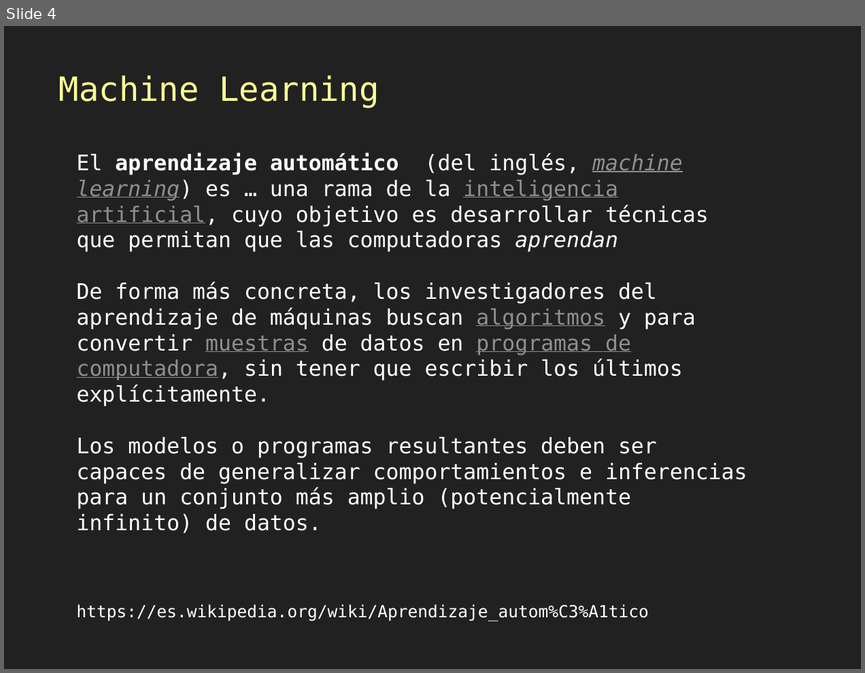
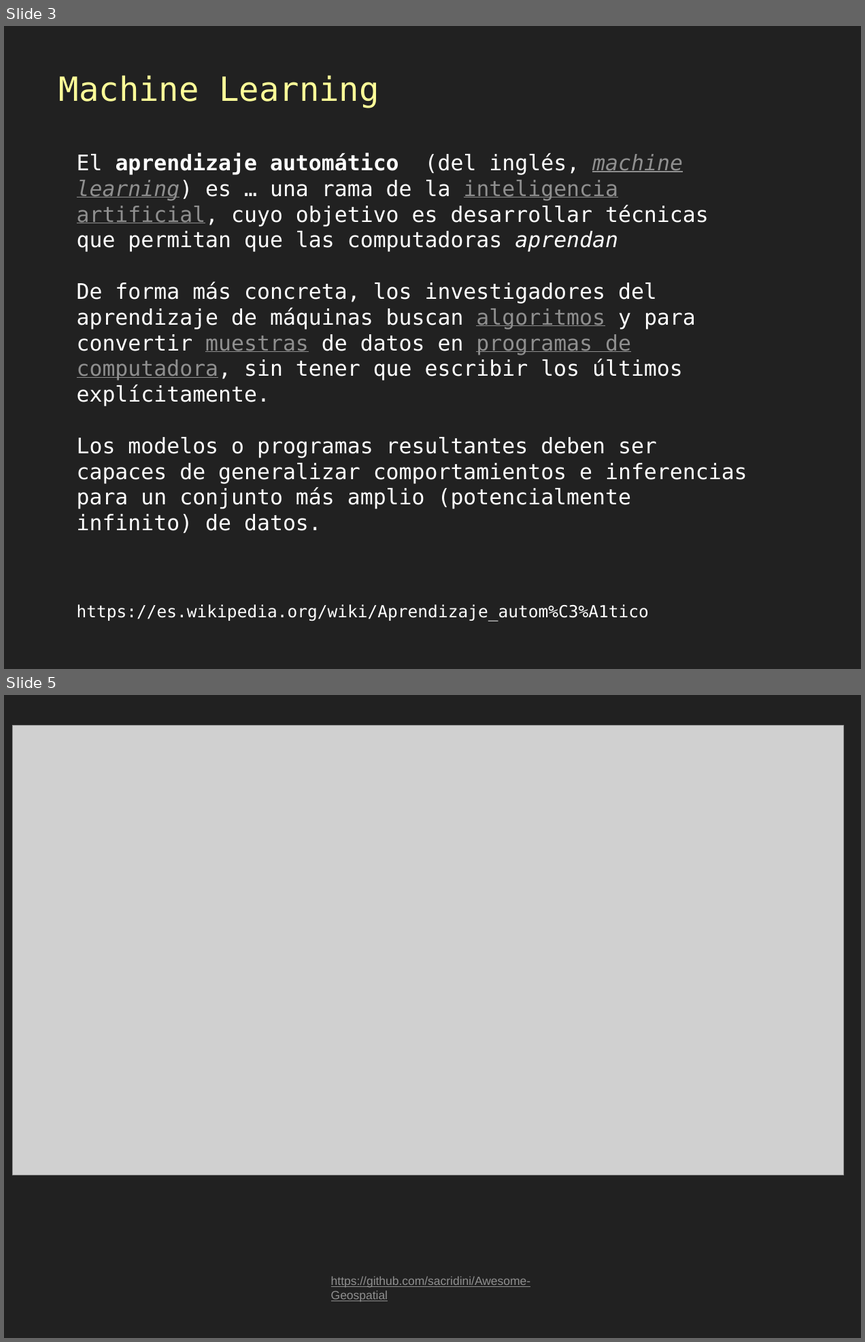
Before and after one commit to gis-master-m2/m2-geoweb, a slide deck: docs/presentacion/Mallas-algoritmos-js.pptx. Shown one above the other, each under a label of ours: slide 4 before the commit, slides 3 and 5 after it; the slides between them are not shown. The pictures are 865x673 and 865x1342 pixels, drawn with LibreOffice and Linux fonts; fonts in the diff are those of the drawing; grey boxes stand for pictures. Boxes give left, top, right and bottom in pixels: in the first picture for what was removed or moved away, otherwise in the second. Text is boxed around its words. In the diff, an @@ line names an element or a change of style, - is before the commit and + after.

```diff
--- a/docs/presentacion/Mallas-algoritmos-js.pptx
+++ b/docs/presentacion/Mallas-algoritmos-js.pptx
@@ slide 5 added at bbox=[4, 695, 861, 1338], background #212121 @@
@@ picture added at bbox=[13, 726, 844, 1175] @@
@@ text added at bbox=[331, 1276, 530, 1302], 10 pt, text #8F8F8F, underline @@
+https://github.com/sacridini/Awesome-Geospatial
@@ what was slide 4 is now slide 3 @@
```
Also in this commit, not shown: 2 other slides changed, 9 other slides added, 5 slides removed.
